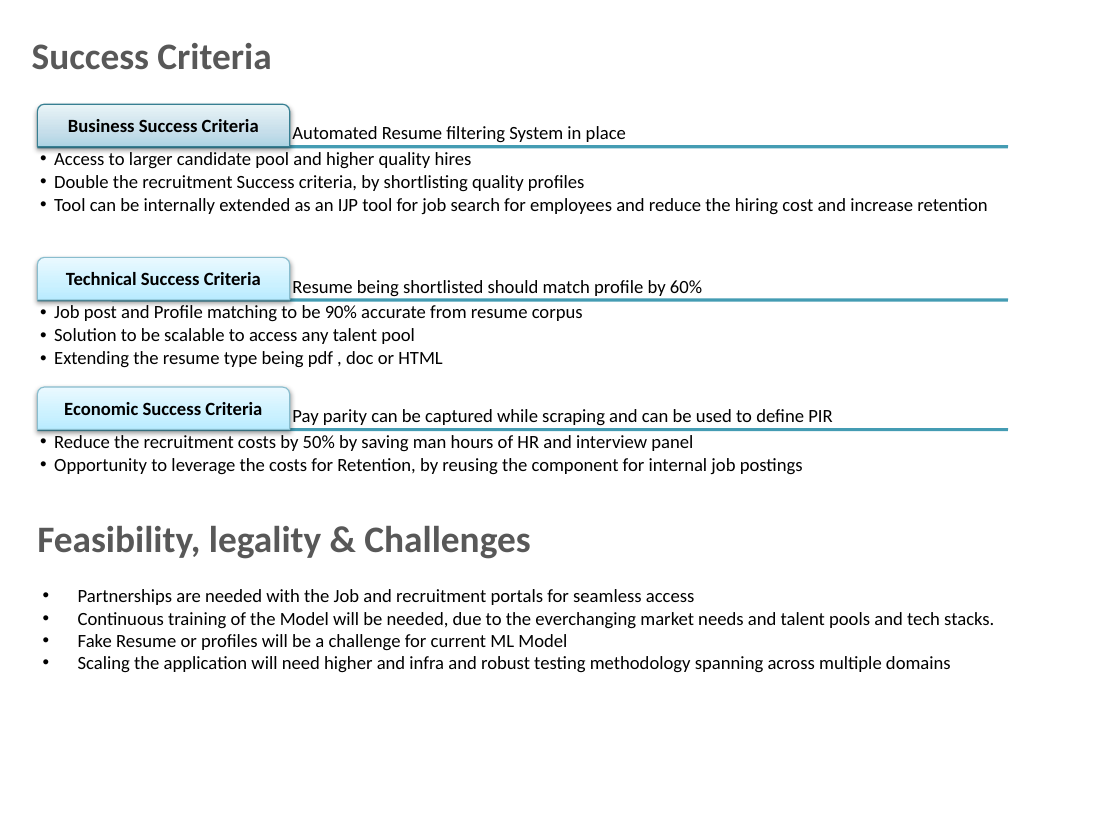
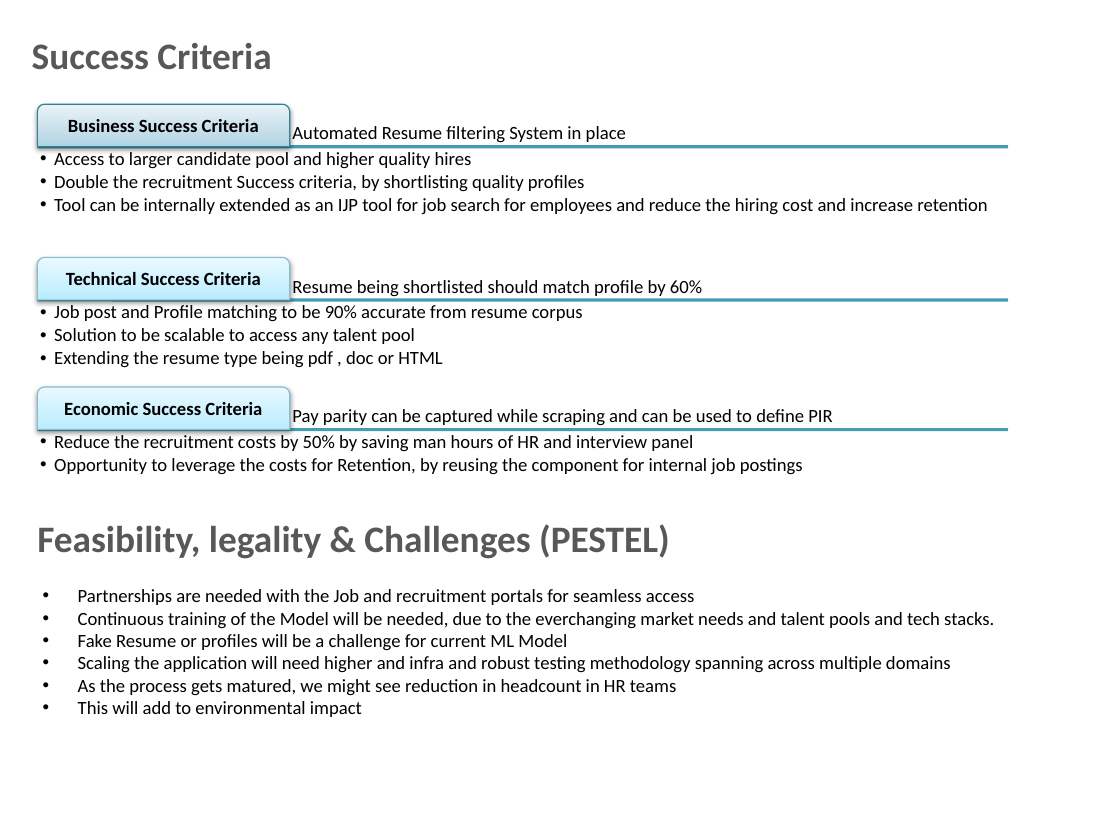
Before and after one commit to anirudhyadav/ISBG4FP1, a slide deck: slide 6 of Foundation_Project_G4__Final_Review_Trending_Jobs.pptx. Drawn at 1120x840 pixels with LibreOffice and Linux fonts; fonts in the diff are those of the drawing; background and template pictures are left out. Boxes give left, top, right and bottom in pixels: in the first picture for what was removed or moved away, otherwise in the second. Text is boxed around its words. In the diff, an @@ line names an element or a change of style, - is before the commit and + after.

```diff
--- a/Foundation_Project_G4__Final_Review_Trending_Jobs.pptx
+++ b/Foundation_Project_G4__Final_Review_Trending_Jobs.pptx
@@ text at (x1=37, y1=524, x2=670, y2=559): text changed @@
-Feasibility, legality & Challenges
+Feasibility, legality & Challenges (PESTEL)
@@ text at (x1=78, y1=679, x2=676, y2=717): paragraphs added @@
+• As the process gets matured, we might see reduction in headcount in HR teams
+• This will add to environmental impact
```
Also in this commit, not shown: 2 other files.
